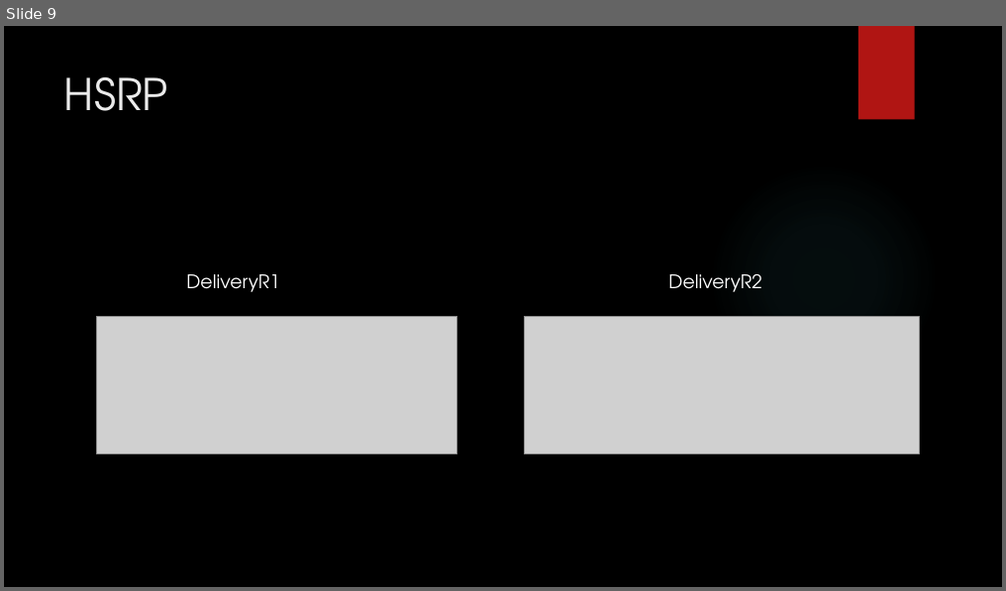
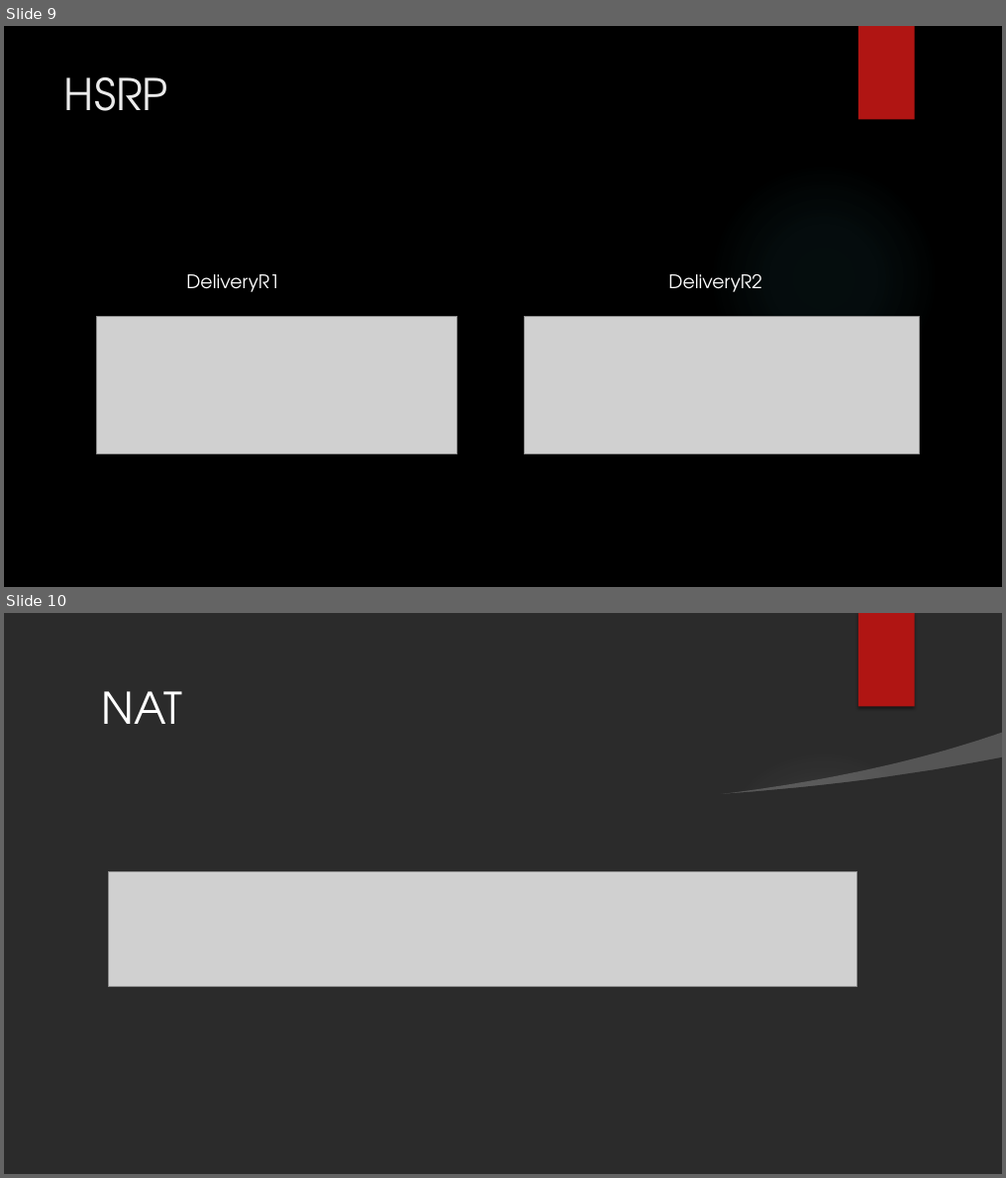
Before and after one commit to LajkaK2006/BorsodNet, a slide deck: Tacos KFT.pptx. Shown one above the other, each under a label of ours: slide 9 before the commit, slides 9 and 10 after it. The pictures are 1006x591 and 1006x1178 pixels, drawn with LibreOffice and Linux fonts; fonts in the diff are those of the drawing; grey boxes stand for pictures; background and template pictures are left out; a plain dark background stands for a picture behind light text. Boxes give left, top, right and bottom in pixels: in the first picture for what was removed or moved away, otherwise in the second. Text is boxed around its words. In the diff, an @@ line names an element or a change of style, - is before the commit and + after.

```diff
--- a/Tacos KFT.pptx
+++ b/Tacos KFT.pptx
@@ slide 10 added at (4, 613, 1002, 1174), background picture (left out) @@
@@ rectangle added at (858, 613, 915, 707), fill #B01513 @@
@@ title added at (102, 691, 183, 724), 42 pt, text #FFFFFF @@
+NAT
@@ freeform shape added at (4, 758, 1002, 1174), fill #FFFFFF @@
@@ ellipse added at (709, 750, 939, 980), fill gradient #F3F3F3 @@
@@ freeform shape added at (718, 733, 1002, 800), fill #FFFFFF at 20% opacity @@
@@ picture added at (108, 872, 857, 986) @@
```
Also in this commit, not shown: 5 slides changed, 5 other slides added, 2 slides removed, 1 other file.
